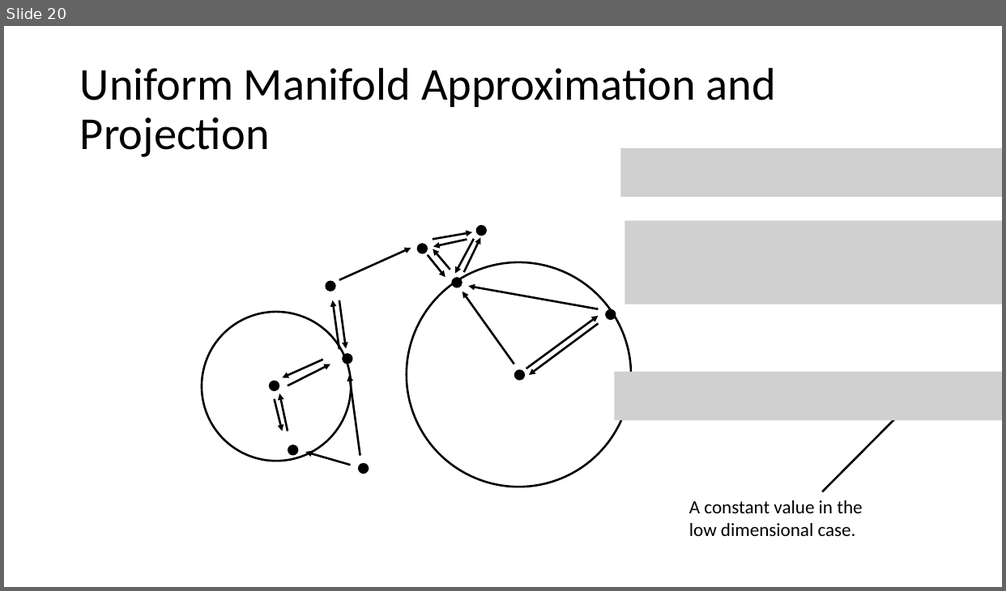
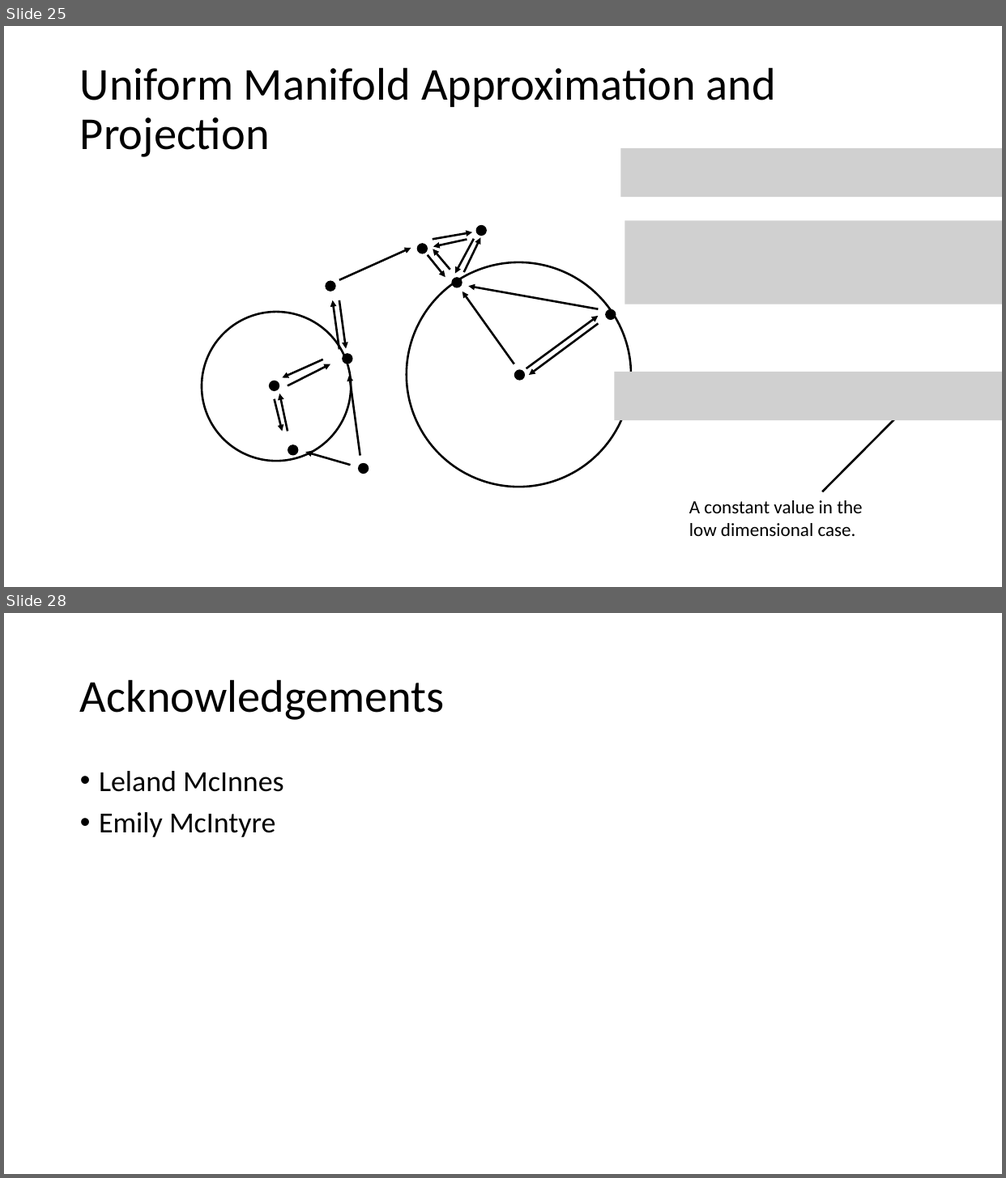
Before and after one commit to AnabelSMRuggiero/Dimensionality-Reduction-Tutorial, a slide deck: Presentation/Dimensionality-Reduction.pptm. Shown one above the other, each under a label of ours: slide 20 before the commit, slides 25 and 28 after it; the slides between them are not shown. The pictures are 1006x591 and 1006x1178 pixels, drawn with LibreOffice and Linux fonts; fonts in the diff are those of the drawing; grey boxes stand for pictures. Boxes give left, top, right and bottom in pixels: in the first picture for what was removed or moved away, otherwise in the second. Text is boxed around its words. In the diff, an @@ line names an element or a change of style, - is before the commit and + after.

```diff
--- a/Presentation/Dimensionality-Reduction.pptm
+++ b/Presentation/Dimensionality-Reduction.pptm
@@ slide 28 added at bbox=[4, 613, 1002, 1174], background #FFFFFF @@
@@ title added at bbox=[80, 679, 445, 720], 44 pt, text #000000 @@
+Acknowledgements
@@ text added at bbox=[99, 771, 283, 837], 28 pt, text #000000 @@
+• Leland McInnes
+• Emily McIntyre
@@ what was slide 20 is now slide 25 @@
```
Also in this commit, not shown: 4 slides changed, 8 other slides added, 3 other files.
